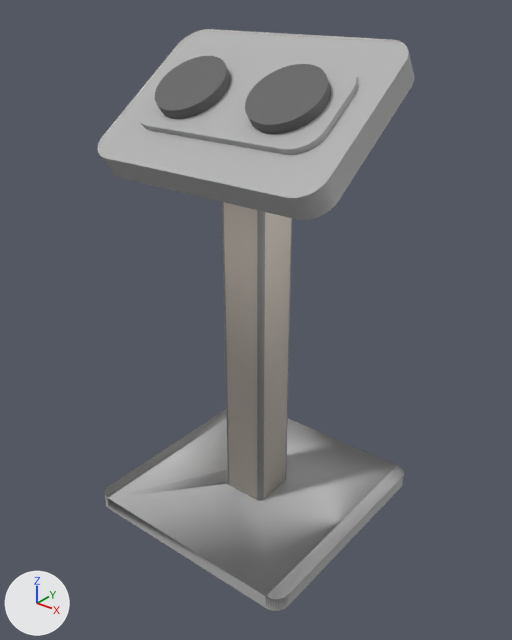
An edit to the FBX model KGA_Error/Assets/Prefeb/button.fbx, drawn before and after from the same camera.
Before and after are seen from a camera (50 mm lens) standing at (8.07, -10.12, 10.64) and looking at (0.1, -0.16, 4.46). The lights are fixed; the arrows at lower left show +X, +Y and +Z. Where no turn or scale is listed for an object, it has been applied to the vertices. Vertices at the same position are counted once.
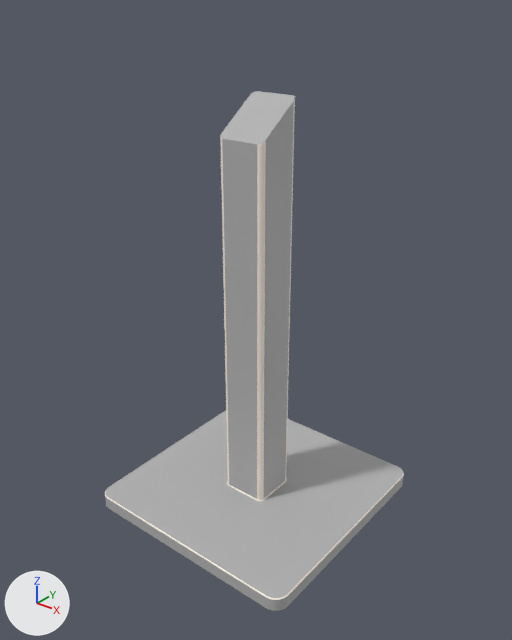
What differs and where, as boxes (x1, y1, x2, y2) in the pictures (512 x 640 px; the box of a moved part takes in the faces that stretch with it):
'Mesh1', reshaped: before (105, 202, 404, 611); after (105, 91, 404, 611)
'Mesh4', deleted: before (98, 29, 415, 220)
    faces in mat_color_m05 (grey #b2b2b2): (98, 29, 415, 220)
    faces in mat_color_c01 (white #fff3e7): (98, 30, 402, 155)
'Mesh3', deleted: before (245, 64, 331, 134)
'Mesh2', deleted: before (155, 56, 231, 119)
part 1 of me_mesh, moved or reshaped: before (105, 212, 404, 610); after (105, 101, 404, 610)
part 2 of me_mesh, recoloured: (222, 202, 292, 500) in both
part 3 of me_mesh, recoloured: (224, 202, 257, 499) in both

Edits to the bpy script that builds the scene:
```text
Change me_mesh:
    used by ob_mesh1; location = (0.0, 0.0, 0.0)
    remove me_mesh.from_pydata(...)  # 336 vertices, 338 faces; spans x -2.5..2.5, y -2.5..2.5, z 0.0..8.73
    add me_mesh.from_pydata(...)  # 504 vertices, 506 faces; spans x -2.5..2.5, y -2.5..2.5, z 0.0..8.73
    me_mesh part 1: 82 vertices moved from x -2.5..2.5, y -2.2..2.2, z 0.3 to x -2.5..2.5, y -2.2..2.2, z 0.28..0.32; 86 vertices removed from x -2.5..2.5, y -2.5..2.5, z 0.3; 254 vertices added at x -2.5..2.5, y -2.5..2.5, z 0.28..0.32
    me_mesh part 2: 73 faces spanning x -0.5..0.5, y -0.5..0.5, z 0.32..8.73 switch from mat_color_m05 (grey #b2b2b2) to mat_color_c01 (white #fff3e7)
    me_mesh part 3: 3 faces spanning x -0.5..0.4, y -0.5..0.5, z 0.32..8.73 switch from mat_color_c01 (white #fff3e7) to mat_color_m05 (grey #b2b2b2)
Remove ob_mesh2:
    ob_mesh2 = bpy.data.objects.new('Mesh2', me_mesh_001)
    ob_mesh2.location = (0.0, 0.0, 0.0)
Remove ob_mesh3:
    ob_mesh3 = bpy.data.objects.new('Mesh3', me_mesh_002)
    ob_mesh3.location = (0.0, 0.0, 0.0)
Remove ob_mesh4:
    ob_mesh4 = bpy.data.objects.new('Mesh4', me_mesh_003)
    ob_mesh4.location = (0.0, 0.0, 0.0)
```
